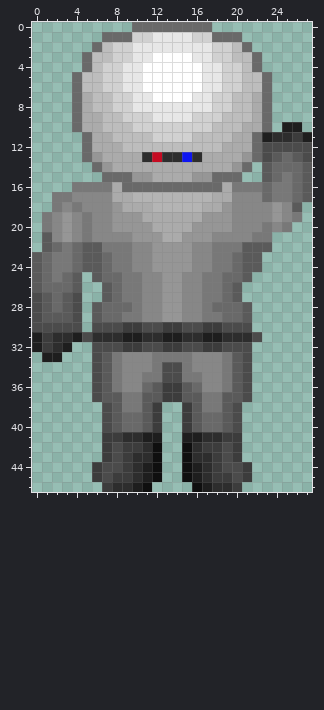
Two states of a pixel-art sprite, graphics/character/down_collect/5.png. The picture above is the old version.
The file is 28x47 pixels. Colours within 5 levels of each other are drawn and written as one.
Now the later version:
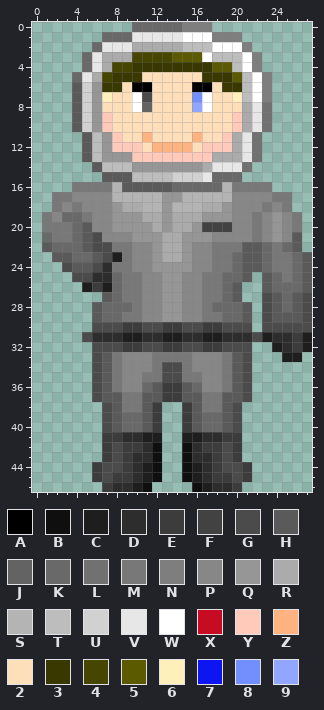
Palette (. is transparent): A #000000  B #0f0f0f  C #1e1e1e  D #2d2d2d  E #3c3c3c  F #424242  G #4b4b4b  H #5a5a5a  J #636363  K #696969  L #717171  M #787878  N #7e7e7e  P #878787  Q #969696  R #ababab  S #b4b4b4  T #bdbdbd  U #d1d1d1  V #e7e7e7  W #ffffff  X #c60b22  Y #ffcaba  Z #ffb380  2 #ffdfba  3 #383800  4 #474600  5 #5c5a00  6 #ffefba  7 #0d15f2  8 #738ffe  9 #91a7ff
What changed:
Changed rows in their new state; - is an unchanged pixel.
first column x 0:
 0 ---------------NNN----------
 1 ----------VV---WWWNNN-------
 2 -------VVVRRRRRTTTWWWN------
 3 ------VRRR4444555WTT-WN-----
 4 ------VR443333333355TWN-----
 5 -----VR43332222223335-WN----
 6 ----HUQ332AA2222AA233-WN----
 7 ----HUQ622WG22228W226-WN----
 8 ----HUQ222WJ22229W222RVL----
 9 ----HUQY222222222222YRVL----
10 ----HUQY222222222222Y-VL-..-
11 -----HTQY22Z2222Z22Y-VL.....
12 -----HTQYYY2ZZZZ2YYY-VL.....
13 -----HTQQQYYYYYYYY---VL.....
14 ------HTTTQQQQQQQ-VVVL-.....
15 -------HHHTTTTUUUV-----.....
16 --------SHHHHH-----S---M....
17 --------SS---QQ---SS---P--..
18 -----------S-Q---------MPM.-
19 ---KK--------Q--------M-----
20 --MMKH-------Q---FFF--MPQPM-
21 -KMMKHG----------------PQPH-
22 ---K--GG-----RR--------KMKH-
23 ..HH-K-GC----RR--------KMMKH
24 ...GH-GD---------------KMMKH
25 ....GGDD---------------HKMKH
26 .....CEC---------------HKKKH
27 .....------------------GHKHG
28 .....------------------GHKHG
29 .....------------------GHHHG
30 .....------------------GGGGG
31 .....------------------CDDEC
32 ....--------------------CDEC
33 -..----------------------CC-
